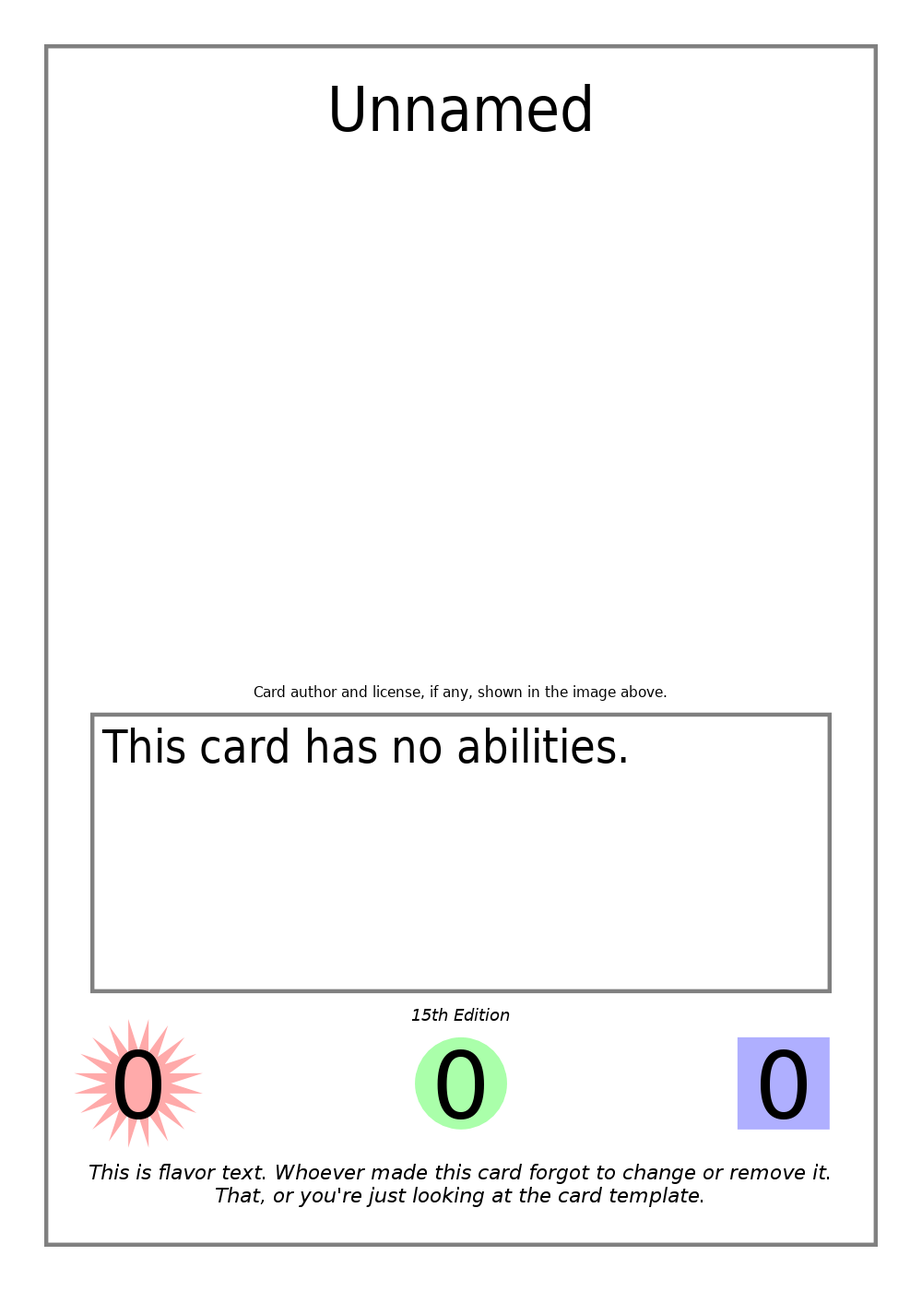
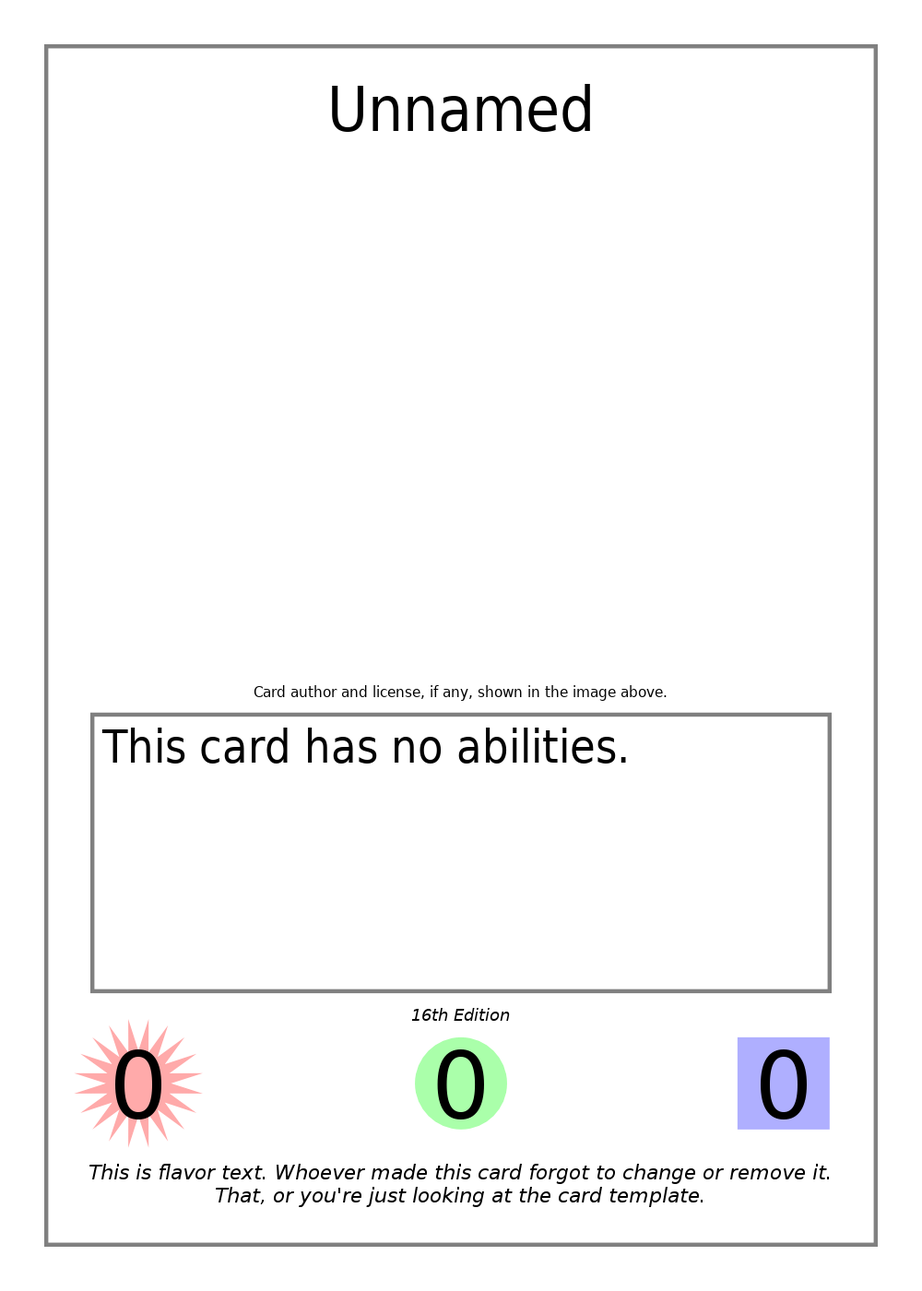
Revision of a layered 922px x 1291px image; what changed, layer by layer:
painted on "Edition Indicator" over box(421, 1009, 432, 1022)
